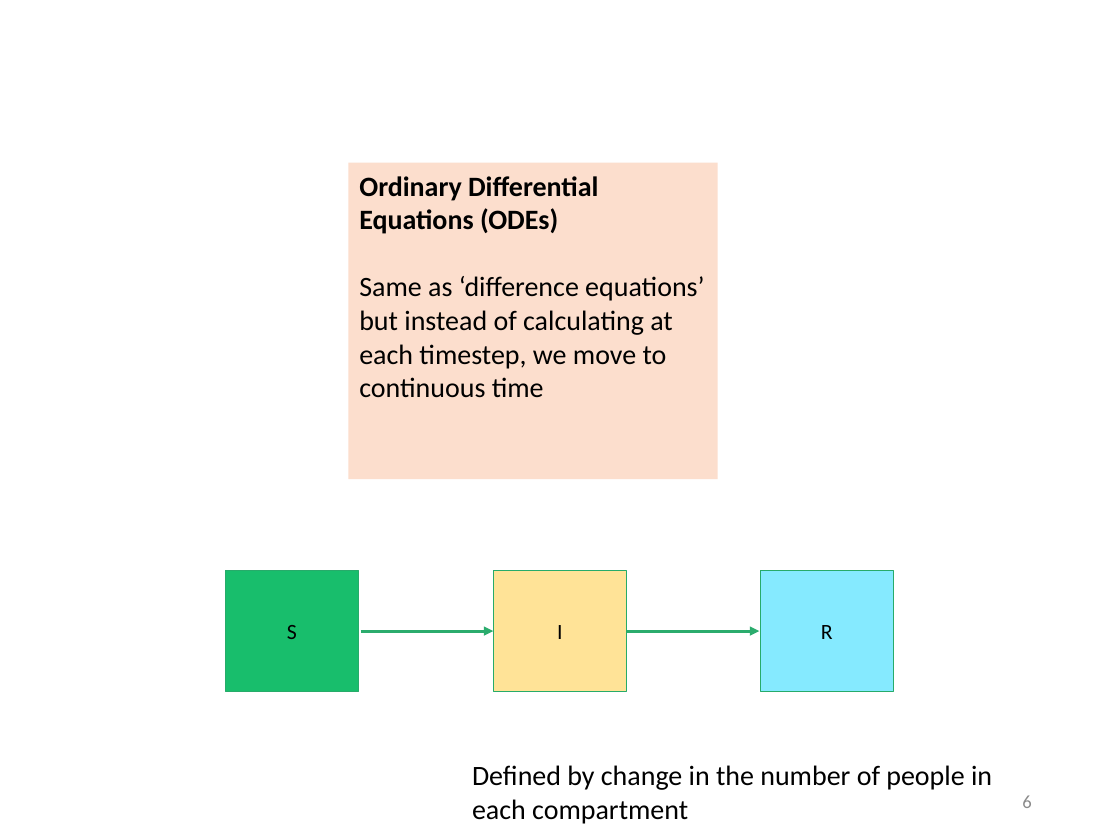
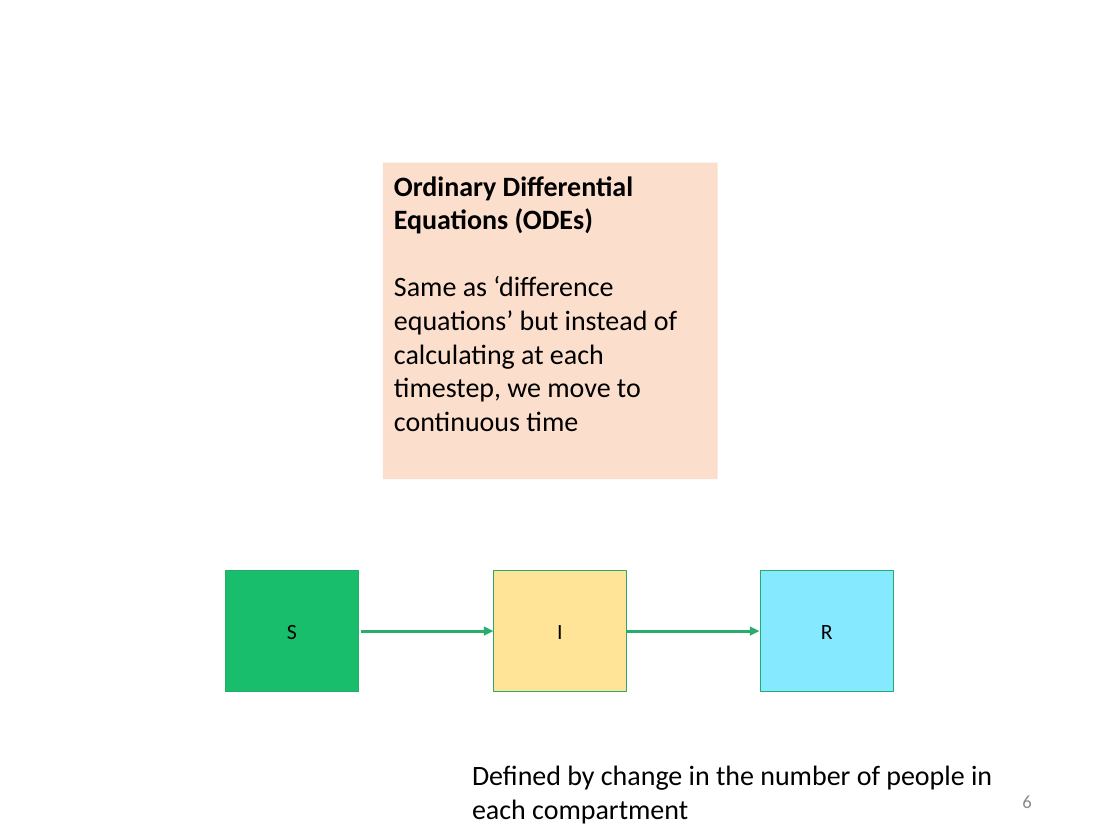
Before and after one commit to cmmid/mtm, a slide deck: slide 7 of slides/Lecture_02_TypesOfModels.pptx. Drawn at 1120x840 pixels with LibreOffice and Linux fonts; fonts in the diff are those of the drawing; background and template pictures are left out. Boxes give left, top, right and bottom in pixels: in the first picture for what was removed or moved away, otherwise in the second. Text is boxed around its words. In the diff, an @@ line names an element or a change of style, - is before the commit and + after.

```diff
--- a/slides/Lecture_02_TypesOfModels.pptx
+++ b/slides/Lecture_02_TypesOfModels.pptx
@@ rectangle "Ordinary Differential Equations (ODEs) Same ...": place and size @@
-rectangle "Ordinary Differential Equations (ODEs) Same ..." at [348, 162, 718, 479]
+rectangle "Ordinary Differential Equations (ODEs) Same ..." at [383, 162, 718, 479]
```
Also in this commit, not shown: 7 other slides changed, 1 other file.
